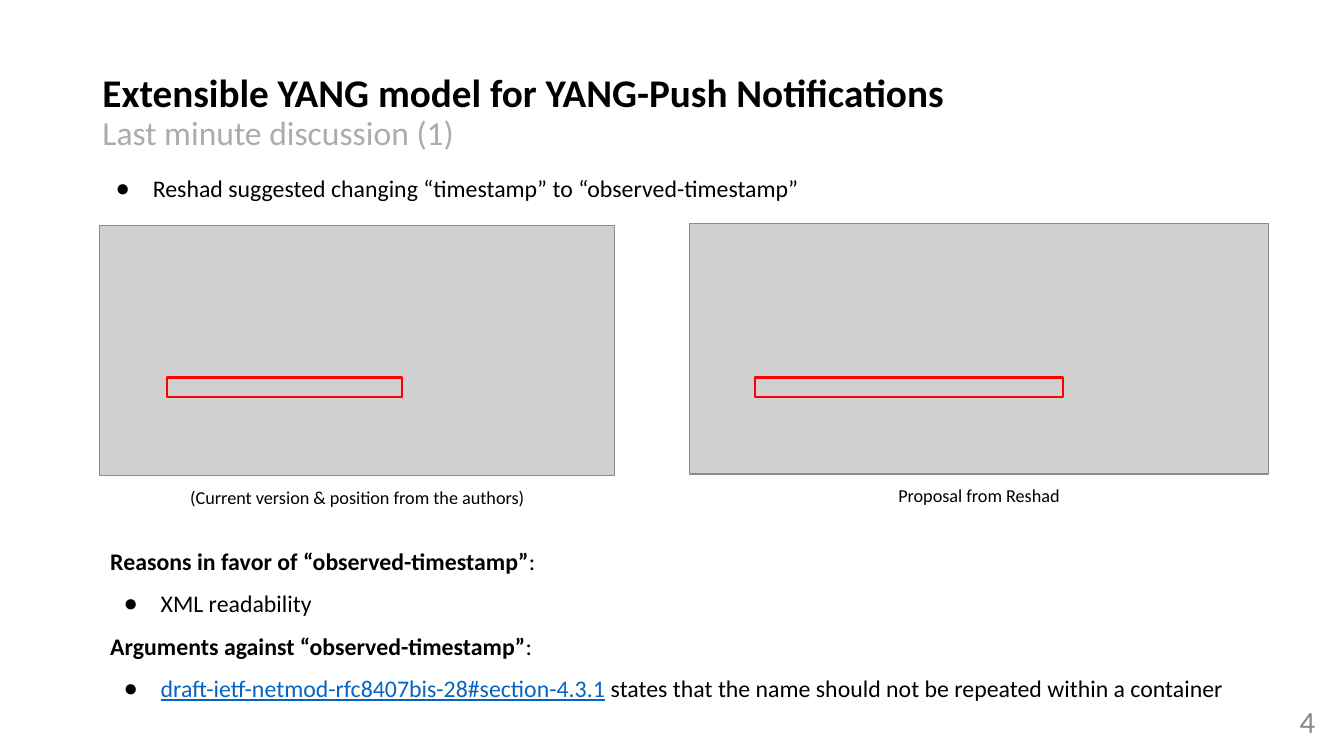
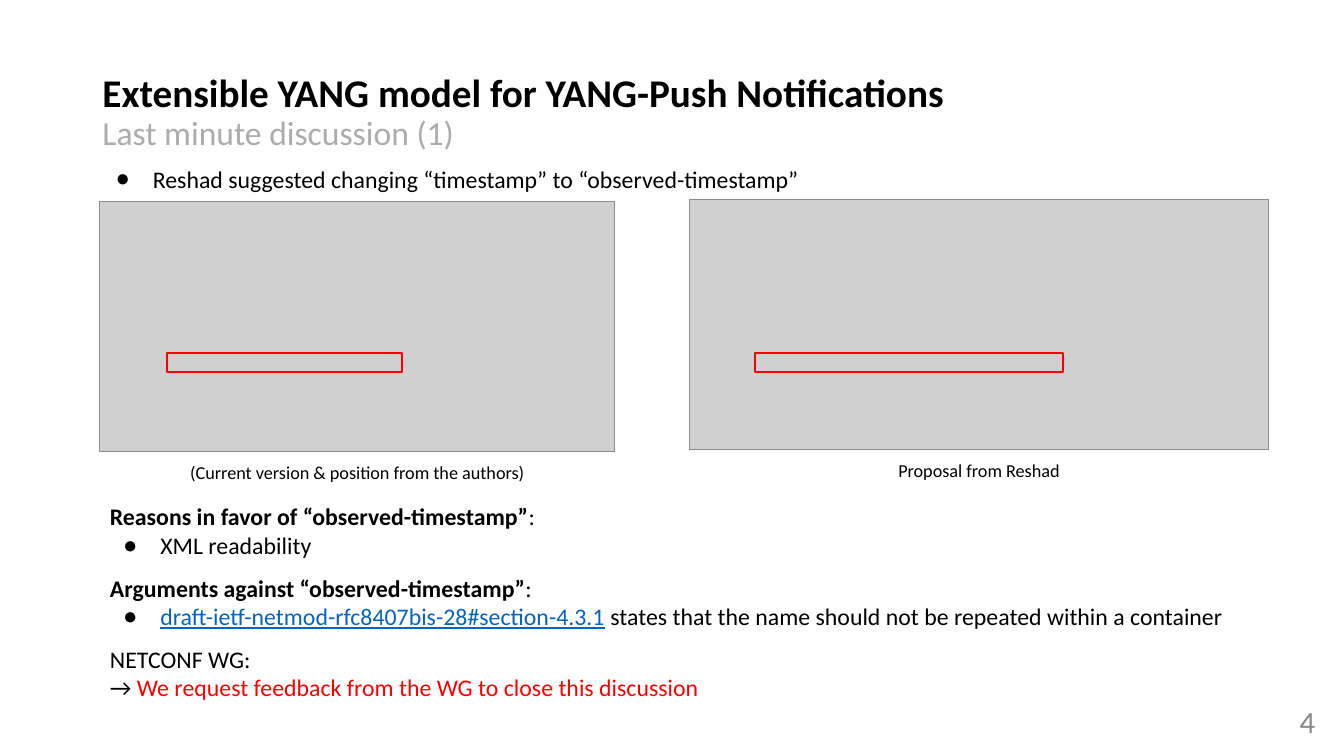
Before and after one commit to network-analytics/ietf-network-analytics-document-status, a slide deck: slide 4 of 124/NETCONF/draft-ietf-netconf-notif-envelope-03.pptx. Drawn at 1344x756 pixels with LibreOffice and Linux fonts; fonts in the diff are those of the drawing; grey boxes stand for pictures. Boxes give left, top, right and bottom in pixels: in the first picture for what was removed or moved away, otherwise in the second. Text is boxed around its words. In the diff, an @@ line names an element or a change of style, - is before the commit and + after.

Commit message:
feedback Thomas and Benoit

```diff
--- a/124/NETCONF/draft-ietf-netconf-notif-envelope-03.pptx
+++ b/124/NETCONF/draft-ietf-netconf-notif-envelope-03.pptx
@@ text "Reshad suggested changing “timestamp” to ...": place and size @@
-text "Reshad suggested changing “timestamp” to ..." at (153, 180, 798, 201)
+text "Reshad suggested changing “timestamp” to ..." at (153, 171, 798, 192)
@@ 2 pictures, 2 texts, 2 rectangles: place and size @@
-2 pictures, 2 texts, 2 rectangles at (100, 224, 1269, 507)
+2 pictures, 2 texts, 2 rectangles at (100, 200, 1269, 482)
@@ text "Reasons in favor of “observed-timestamp”:": place and size @@
-text "Reasons in favor of “observed-timestamp”:" at (110, 552, 1222, 701)
+text "Reasons in favor of “observed-timestamp”:" at (110, 507, 1222, 700)
@@ text at (160, 537, 1222, 629): less space between paragraphs @@
@@ text at (110, 652, 698, 700): paragraphs added @@
+NETCONF WG:
+→ We request feedback from the WG to close this discussion
```
Also in this commit, not shown: 3 other slides changed, 1 other file.
